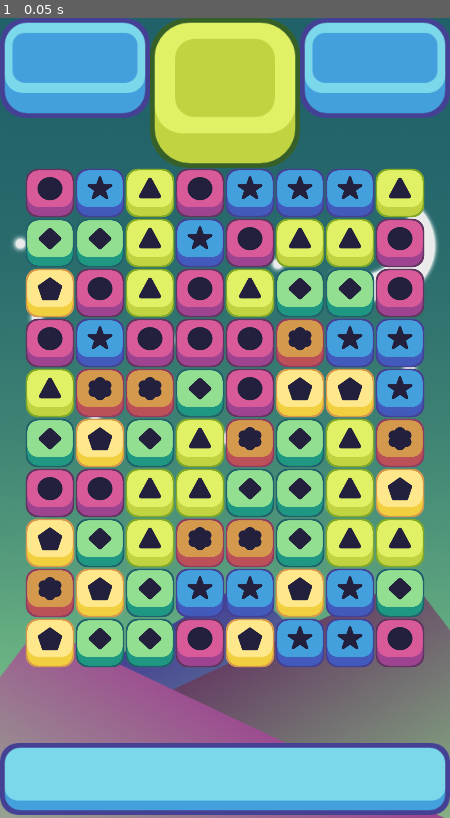
Above: before the commit, frame 1.
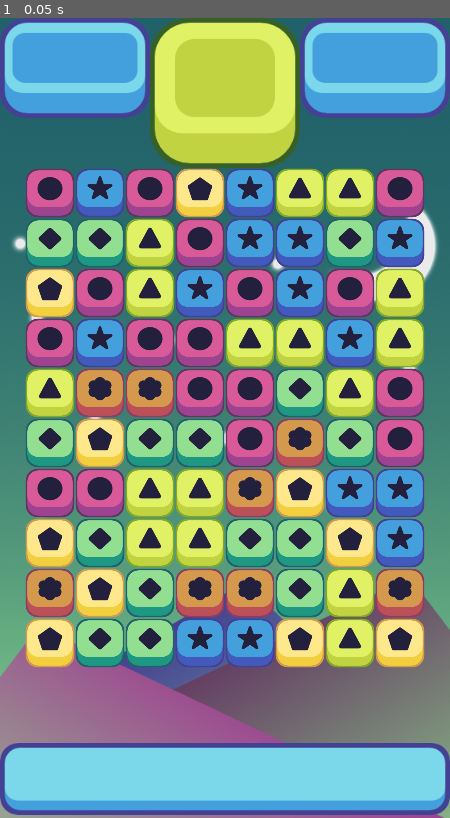
Above: after the commit, the same moment.

Repository: Akr1/match3
Game: Godot game, scene res://scenes/game_window.tscn
The game is run twice, just before and just after one commit, with the same random seed, the same clock (stepped at 60 frames per second) and the same inputs.
Inputs:
- Up to frame 1 (0.05 s): no input

The runs differ from the first frame. In frame 1, 25% of the frame differs, in the area x 28-95%, y 18-82%.

Commit message:
Implement no match generation in initial board

Diff:
--- a/scripts/grid.gd
+++ b/scripts/grid.gd
@@ -40,10 +40,28 @@
 		for j in height:
 			#choose a random number and store it
 			var rand = floor(rand_range(0, possible_pieces.size()));
+			var piece = possible_pieces[rand].instance();
+			var loops = 0;
+			while(match_at(i,j,piece.color) && loops < 100):
+				rand = floor(rand_range(0,possible_pieces.size()));
+				loops += 1;
+				piece = possible_pieces[rand].instance();
 			#Instance that piece from the array
-			var piece = possible_pieces[rand].instance();
 			add_child(piece);
 			piece.position = grid_to_pixel(i, j);
+			all_pieces[i][j] = piece;
+#Check to see what the column and row are and based on that check left, down or
+#both
+func match_at(i, j, color):
+
+	if i > 1:
+		if all_pieces[i-1][j] != null && all_pieces[i-2][j] != null:
+			if all_pieces[i-1][j].color == color && all_pieces[i-2][j].color == color:
+				return true;
+	if j > 1:
+		if all_pieces[i][j-1] != null && all_pieces[i][j-2] != null:
+			if all_pieces[i][j-1].color == color && all_pieces[i][j-2].color == color:
+				return true;
 
 
 func grid_to_pixel(column, row):
